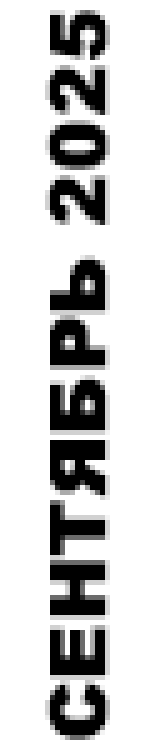
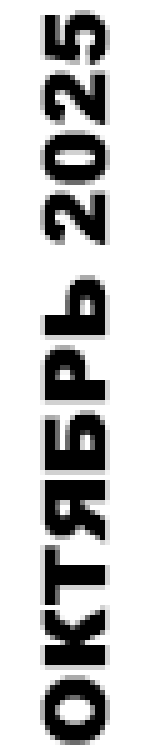
Before/after of a 150x750 layered artwork. What changed in the layer stack:
renamed "СЕНТЯБРЬ 2025" to "ОКТЯБРЬ 2025", painted on it over bbox(40, 10, 110, 745)
